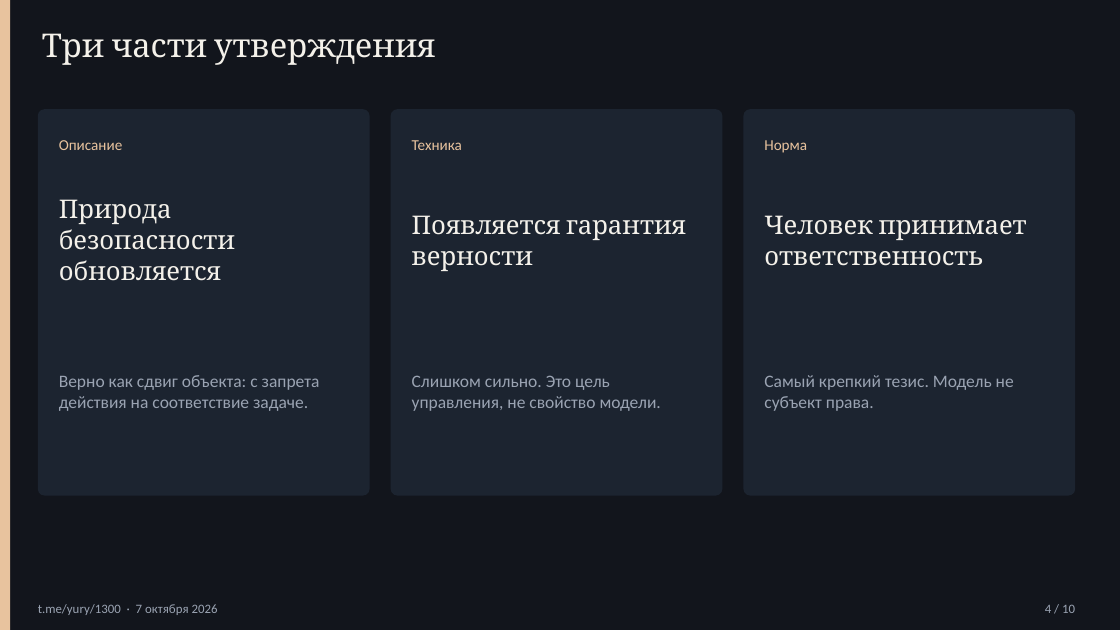
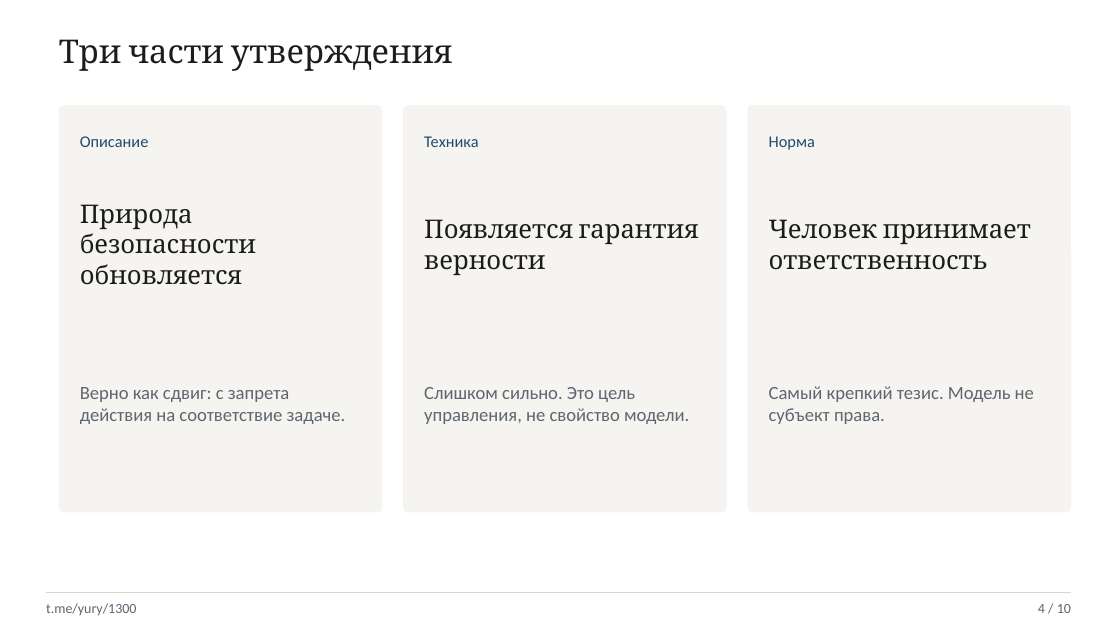
Before and after one commit to cuthbertnogood/maximov-ai-fidelity-1300, a slide deck: slide 4 of presentation/maximov-1300.pptx. Drawn at 1120x630 pixels with LibreOffice and Linux fonts; fonts in the diff are those of the drawing. Boxes give left, top, right and bottom in pixels: in the first picture for what was removed or moved away, otherwise in the second. Text is boxed around its words. In the diff, an @@ line names an element or a change of style, - is before the commit and + after.

```diff
--- a/presentation/maximov-1300.pptx
+++ b/presentation/maximov-1300.pptx
@@ background #12151C to #FFFFFF @@
@@ rectangle removed at (0,0,10,630) @@
@@ text "Три части утверждения": place and size @@
-text "Три части утверждения" at (42,33,435,65)
+text "Три части утверждения" at (59,39,452,71)
@@ fill #1C2430 to #F6F4F0; proportions changed in 3 elements at (748,105,1071,513), (403,105,727,513), (59,105,382,513) @@
@@ rounded rectangle: place and size @@
-rounded rectangle at (38,109,370,496)
+rounded rectangle at (59,105,382,513)
@@ rounded rectangle: place and size @@
-rounded rectangle at (391,109,723,496)
+rounded rectangle at (403,105,727,513)
@@ rounded rectangle: place and size @@
-rounded rectangle at (744,109,1075,496)
+rounded rectangle at (748,105,1071,513)
@@ size 13 to 14 pt, text colour #E8C39E to #1F4B6E in 3 elements at (769,136,815,150), (424,136,478,147), (80,136,149,147) @@
@@ text "Описание": place and size @@
-text "Описание" at (59,140,123,150)
+text "Описание" at (80,136,149,147)
@@ text "Техника": place and size @@
-text "Техника" at (412,140,462,150)
+text "Техника" at (424,136,478,147)
@@ text colour #F4F1EA to #1C1C1C in 4 elements at (769,219,1031,270), (59,39,452,71), (424,219,699,275), (80,204,256,285) @@
@@ text "Природа безопасности обновляется": place and size @@
-text "Природа безопасности обновляется" at (59,199,235,281)
+text "Природа безопасности обновляется" at (80,204,256,285)
@@ text "Появляется гарантия верности": place and size @@
-text "Появляется гарантия верности" at (412,215,686,271)
+text "Появляется гарантия верности" at (424,219,699,275)
@@ text "Слишком сильно. Это цель управления, ..." at (424,387,689,424): size 15 to 16 pt, text colour #9AA3B2 to #5E6670 @@
@@ text "Слишком сильно. Это цель управления, ...": place and size @@
-text "Слишком сильно. Это цель управления, ..." at (412,375,661,411)
+text "Слишком сильно. Это цель управления, ..." at (424,387,689,424)
@@ text "Самый крепкий тезис. Модель не ...": place and size @@
-text "Самый крепкий тезис. Модель не ..." at (764,375,1014,411)
+text "Самый крепкий тезис. Модель не ..." at (769,386,1034,424)
@@ text "Самый крепкий тезис. Модель не ..." at (769,386,1034,424): size 15 to 16 pt, text colour #9AA3B2 to #5E6670 @@
@@ text at (80,387,346,424): text changed; size 15 to 16 pt; text colour #9AA3B2 to #5E6670 @@
-Верно как сдвиг объекта: с запрета действия на соответствие задаче.
+Верно как сдвиг: с запрета действия на соответствие задаче.
@@ rectangle added at (46,592,1071,593), fill #D9D4CC @@
@@ text "4 / 10": place and size @@
-text "4 / 10" at (1045,604,1075,613)
+text "4 / 10" at (1038,604,1071,613)
@@ text "4 / 10" at (1038,604,1071,613): size 11 to 12 pt, text colour #9AA3B2 to #5E6670 @@
@@ text at (46,603,136,615): text changed; size 11 to 12 pt; text colour #9AA3B2 to #5E6670 @@
-t.me/yury/1300 · 7 октября 2026
+t.me/yury/1300
```
Also in this commit, not shown: 9 other slides changed, 3 other files.
